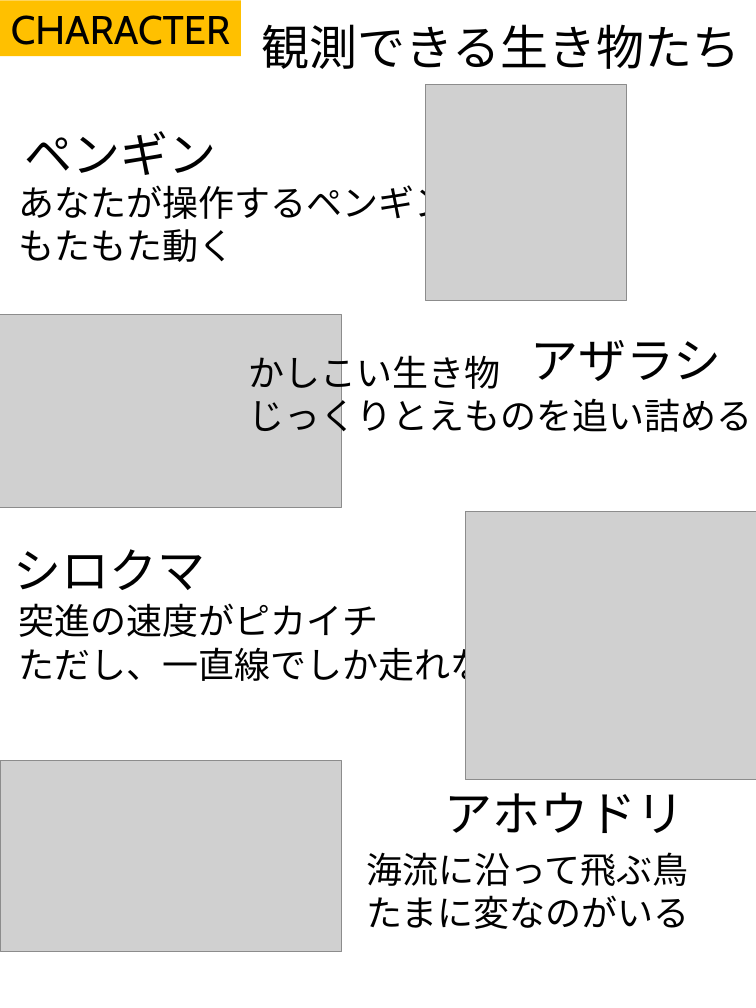
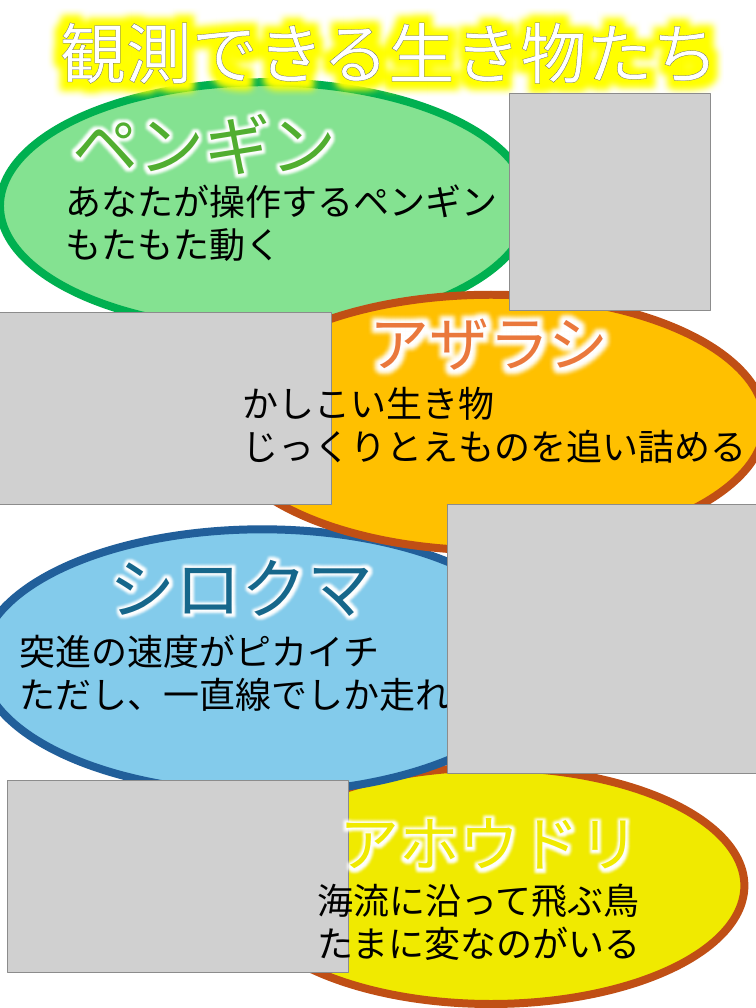
Before and after one commit to RitsukiObara/GraduationTeam, a slide deck: slide 2 of 02_資料/説明書/説明書.pptx. Drawn at 756x1008 pixels with LibreOffice and Linux fonts; fonts in the diff are those of the drawing; grey boxes stand for pictures; background and template pictures are left out. Boxes give left, top, right and bottom in pixels: in the first picture for what was removed or moved away, otherwise in the second. Text is boxed around its words. In the diff, an @@ line names an element or a change of style, - is before the commit and + after.

Commit message:
パワポ全体の構成できた

```diff
--- a/02_資料/説明書/説明書.pptx
+++ b/02_資料/説明書/説明書.pptx
@@ rectangle removed at (x1=0, y1=1, x2=241, y2=56) @@
-CHARACTER
@@ text "観測できる生き物たち" moved from (x1=262, y1=24, x2=741, y2=69) to (x1=60, y1=11, x2=719, y2=95) @@
@@ text "観測できる生き物たち" at (x1=60, y1=11, x2=719, y2=95): size 48 to 66 pt, font Cabin to Noto Sans CJK JP, text colour #000000 to gradient #F2AA84 to #FFFFFF to #E97132, letter outline none to #595959 0.75 pt @@
@@ ellipse added at (x1=0, y1=82, x2=530, y2=330), fill #84E291, outline #00B050 8 pt @@
@@ text "ペンギン" moved from (x1=24, y1=131, x2=216, y2=175) to (x1=72, y1=103, x2=336, y2=187) @@
@@ text "ペンギン" at (x1=72, y1=103, x2=336, y2=187): size 48 to 66 pt, font Cabin to Noto Sans CJK JP, text colour #000000 to gradient #34701F to #51AE30 to #8ED973 @@
@@ picture moved from (x1=426, y1=84, x2=626, y2=301) to (x1=510, y1=94, x2=711, y2=310) @@
@@ text "あなたが操作するペンギン" moved from (x1=19, y1=180, x2=451, y2=262) to (x1=66, y1=184, x2=498, y2=261) @@
@@ ellipse added at (x1=217, y1=294, x2=756, y2=550), fill #FFC000, outline #C04F15 8 pt @@
@@ picture resized from (x1=0, y1=315, x2=342, y2=507) to (x1=0, y1=312, x2=332, y2=505) @@
@@ text "アザラシ" moved from (x1=531, y1=340, x2=722, y2=381) to (x1=370, y1=305, x2=609, y2=382) @@
@@ text "アザラシ" at (x1=370, y1=305, x2=609, y2=382): size 48 to 60 pt, font Cabin to Noto Sans CJK JP, text colour #000000 to gradient #F6C6AD to #EA783C to #994010 @@
@@ text "かしこい生き物" moved from (x1=248, y1=350, x2=752, y2=439) to (x1=243, y1=381, x2=747, y2=470) @@
@@ picture resized from (x1=465, y1=512, x2=756, y2=780) to (x1=448, y1=505, x2=756, y2=773) @@
@@ ellipse added at (x1=0, y1=529, x2=544, y2=793), fill #83CBEB, outline #215F9A 8 pt @@
@@ text "シロクマ" moved from (x1=14, y1=549, x2=206, y2=590) to (x1=110, y1=546, x2=374, y2=620) @@
@@ text "シロクマ" at (x1=110, y1=546, x2=374, y2=620): size 48 to 66 pt, font Cabin to Noto Sans CJK JP, text colour #000000 to gradient #0E4057 to #16678B to #46B1E1 @@
@@ text "突進の速度がピカイチ" moved from (x1=19, y1=603, x2=523, y2=687) to (x1=20, y1=634, x2=524, y2=718) @@
@@ ellipse added at (x1=238, y1=768, x2=744, y2=1004), fill #F0EA00, outline #C04F15 8 pt @@
@@ picture moved from (x1=0, y1=760, x2=341, y2=952) to (x1=7, y1=780, x2=348, y2=972) @@
@@ text "アホウドリ" moved from (x1=445, y1=792, x2=685, y2=833) to (x1=339, y1=805, x2=639, y2=882) @@
@@ text "アホウドリ" at (x1=339, y1=805, x2=639, y2=882): size 48 to 60 pt, font Cabin to Noto Sans CJK JP, text colour #000000 to gradient #CCCC00 to #F0EA00 @@
@@ font Cabin to Noto Sans CJK JP in 4 elements at (x1=20, y1=634, x2=524, y2=718), (x1=243, y1=381, x2=747, y2=470), (x1=66, y1=184, x2=498, y2=261), (x1=317, y1=877, x2=640, y2=966) @@
@@ text "海流に沿って飛ぶ鳥" moved from (x1=366, y1=852, x2=689, y2=929) to (x1=317, y1=877, x2=640, y2=966) @@
```
Also in this commit, not shown: 1 other slide changed.
